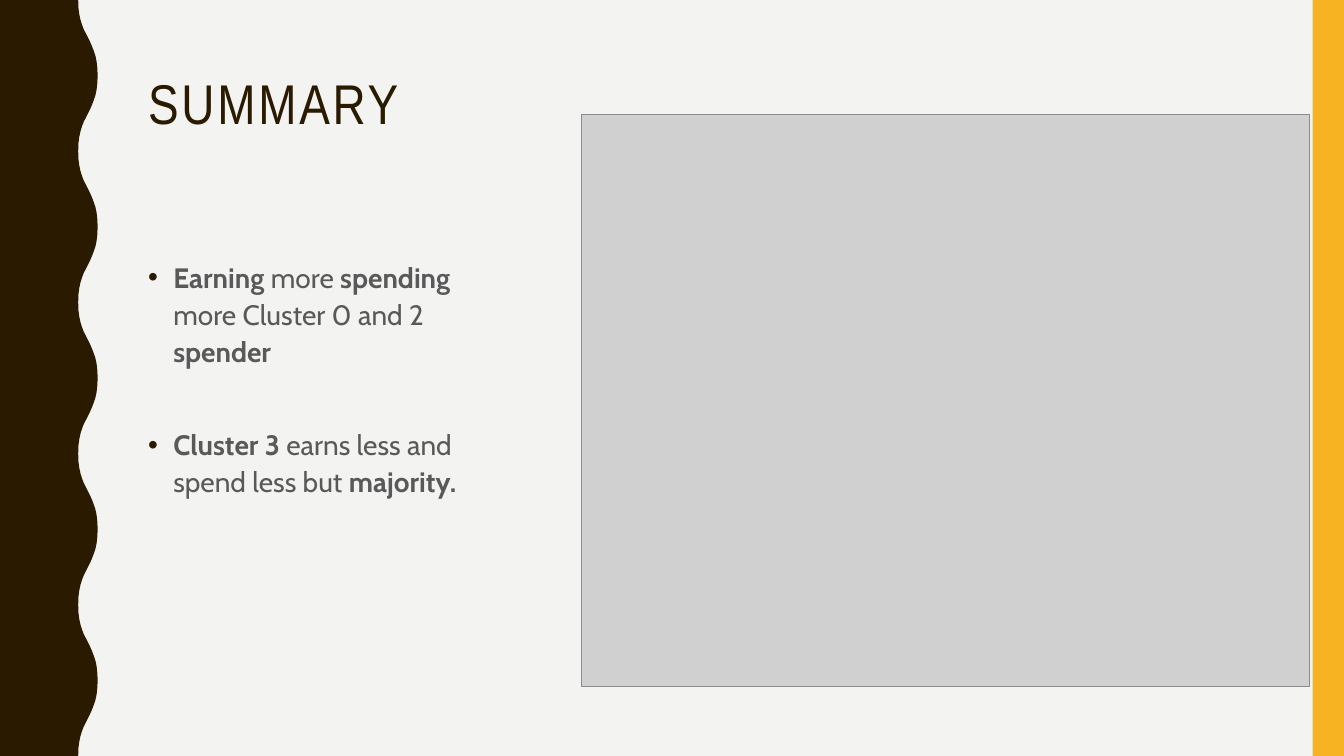
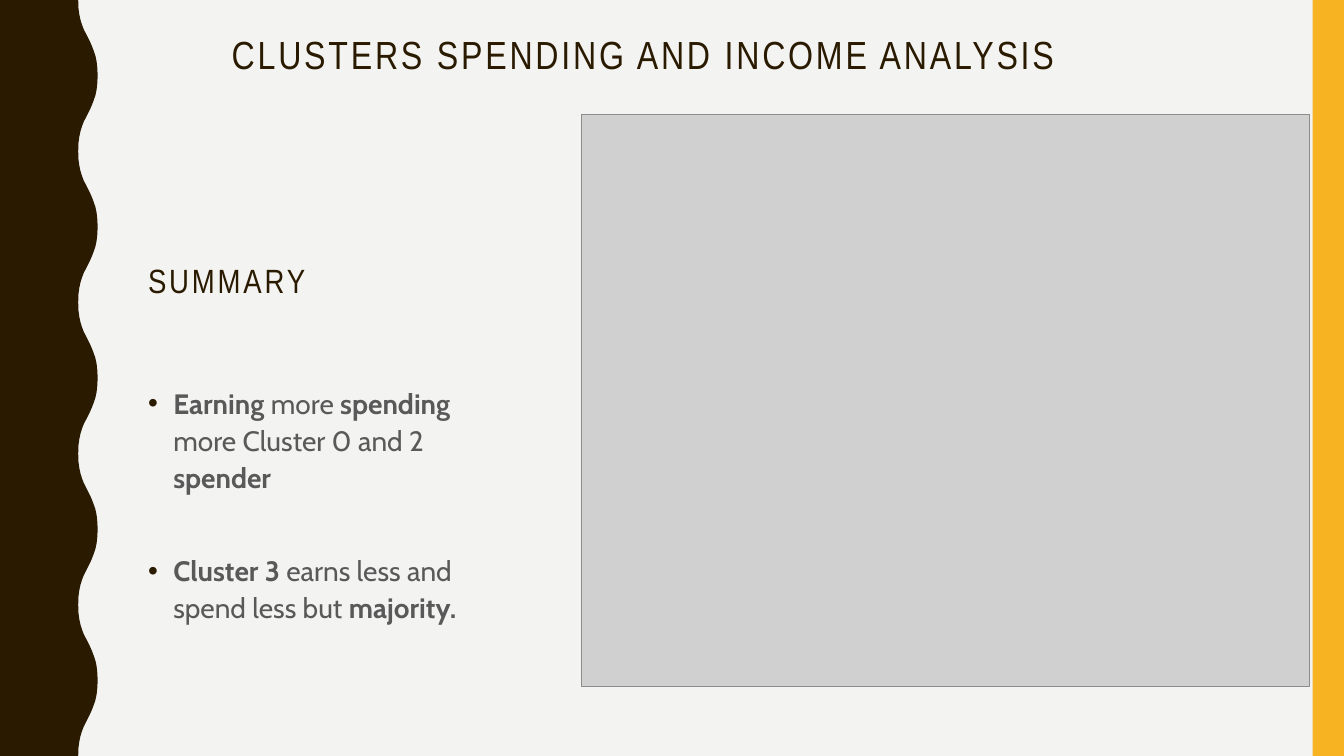
Before and after one commit to RojeshDhakal/IOD, a slide deck: slide 23 of Mini_Project_3/Mini Project 3.pptx. Drawn at 1344x756 pixels with LibreOffice and Linux fonts; fonts in the diff are those of the drawing; grey boxes stand for pictures. Boxes give left, top, right and bottom in pixels: in the first picture for what was removed or moved away, otherwise in the second. Text is boxed around its words. In the diff, an @@ line names an element or a change of style, - is before the commit and + after.

```diff
--- a/Mini_Project_3/Mini Project 3.pptx
+++ b/Mini_Project_3/Mini Project 3.pptx
@@ text added at bbox=[232, 41, 1054, 70], 28 pt, text #2A1A00 @@
+CLUSTERS SPENDING AND INCOME ANALYSIS
@@ title "SUMMARY": place and size @@
-title "SUMMARY" at bbox=[148, 85, 398, 125]
+title "SUMMARY" at bbox=[148, 269, 305, 294]
@@ title "SUMMARY" at bbox=[148, 269, 305, 294]: size 40 to 24 pt @@
@@ text "Earning more spending more Cluster ...": place and size @@
-text "Earning more spending more Cluster ..." at bbox=[173, 267, 456, 499]
+text "Earning more spending more Cluster ..." at bbox=[173, 393, 456, 625]
```
Also in this commit, not shown: 9 other slides changed, 1 slide added, 1 slide removed, 28 other files.
